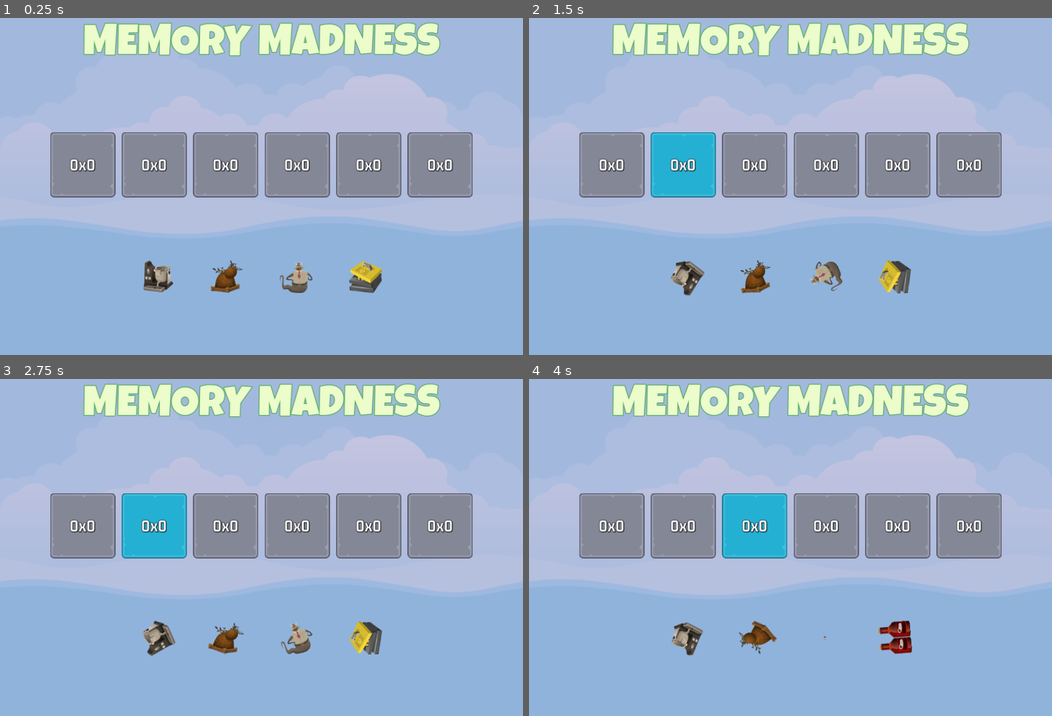
Above: before the commit, frames 1-4 (two rows, left to right).
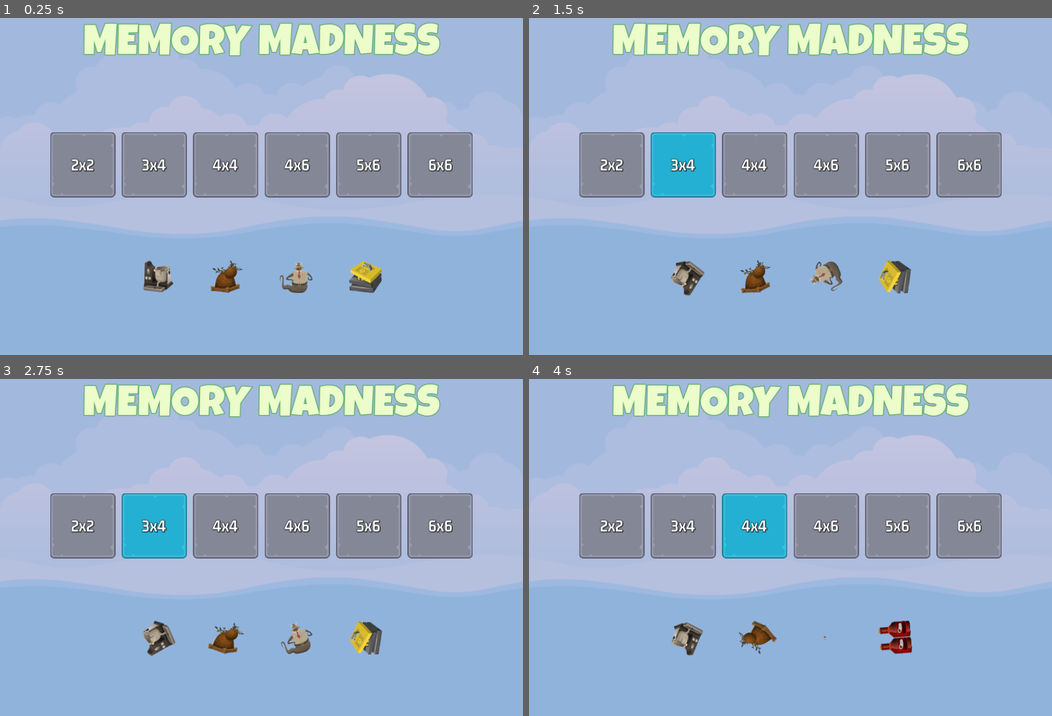
Above: after the commit, the same moments.

Repository: mattburro/Memory-Madness
Game: Godot game, scene res://master_scene/master_scene.tscn
Same seed, same stepped clock (60 frames per second), same inputs: the game is played once before the commit and once after it.
Inputs (mouse positions are in pixels of both pictures, inside the frame that each line leads up to):
- Up to frame 1 (0.25 s): no input
- Up to frame 2 (1.5 s): click "0x0" (after the commit: "2x2") at 0.5 s; click (680, 166) at 1.25 s, where only the run before the commit has a clickable "0x0"
- Up to frame 3 (2.75 s): click (151, 527) at 2 s, where only the run after the commit has a clickable "3x4"
- Up to frame 4 (4 s): click (753, 527) at 2.75 s, where only the run before the commit has a clickable "0x0"; click (753, 527) at 3.5 s, where only the run after the commit has a clickable "4x4"

The runs differ from the first frame. In frame 1, 0.6% of the frame differs, in the area x 13-87%, y 41-46%; in frame 2, 0.6%; in frame 3, 0.6%; in frame 4, 0.6%.

Commit message:
Added function to display level data on level button, create level button grid in main scene

Diff:
--- a/level_button/level_button.gd
+++ b/level_button/level_button.gd
@@ -7,3 +7,11 @@
 
 func _ready():
 	pass
+
+func set_level_number(level_number: int):
+	self.level_number = level_number
+	var level_data = GameManager.LEVELS[level_number]
+	label.text = "%sx%s" % [level_data.rows, level_data.cols]
+
+func on_pressed():
+	SoundManager.play_button_click(sound)
--- a/level_button/level_button.tscn
+++ b/level_button/level_button.tscn
@@ -37,3 +37,5 @@
 vertical_alignment = 1
 
 [node name="Sound" type="AudioStreamPlayer" parent="."]
+
+[connection signal="pressed" from="." to="." method="on_pressed"]
--- /dev/null
+++ b/main_scene/main_screen.gd
@@ -0,0 +1,17 @@
+extends Control
+
+@export var level_button_scene: PackedScene
+
+@onready var levels = $VBoxContainer/Levels
+
+func _ready():
+	setup_levels_grid()
+
+func setup_levels_grid():
+	for level in GameManager.LEVELS:
+		create_level_button(level)
+
+func create_level_button(level_number: int):
+	var level_button = level_button_scene.instantiate()
+	levels.add_child(level_button)
+	level_button.set_level_number(level_number)
--- a/main_scene/main_screen.tscn
+++ b/main_scene/main_screen.tscn
@@ -1,5 +1,6 @@
-[gd_scene load_steps=4 format=3 uid="uid://bv65f7dmhqlhy"]
+[gd_scene load_steps=5 format=3 uid="uid://bv65f7dmhqlhy"]
 
+[ext_resource type="Script" path="res://main_scene/main_screen.gd" id="1_vn33q"]
 [ext_resource type="LabelSettings" uid="uid://yiudyqiiw3t2" path="res://resources/LG_84_Green.tres" id="1_yyqld"]
 [ext_resource type="PackedScene" uid="uid://btkt8u44jytqk" path="res://front_sprite/front_sprite.tscn" id="2_0y7jo"]
 [ext_resource type="PackedScene" uid="uid://cxj5htd3lqxwe" path="res://level_button/level_button.tscn" id="2_5t6ef"]
@@ -11,6 +12,8 @@
 anchor_bottom = 1.0
 grow_horizontal = 2
 grow_vertical = 2
+script = ExtResource("1_vn33q")
+level_button_scene = ExtResource("2_5t6ef")
 
 [node name="ColorRect" type="ColorRect" parent="."]
 layout_mode = 1
@@ -49,24 +52,6 @@
 size_flags_horizontal = 4
 theme_override_constants/separation = 12
 
-[node name="LevelButton" parent="VBoxContainer/Levels" instance=ExtResource("2_5t6ef")]
-layout_mode = 2
-
-[node name="LevelButton2" parent="VBoxContainer/Levels" instance=ExtResource("2_5t6ef")]
-layout_mode = 2
-
-[node name="LevelButton3" parent="VBoxContainer/Levels" instance=ExtResource("2_5t6ef")]
-layout_mode = 2
-
-[node name="LevelButton4" parent="VBoxContainer/Levels" instance=ExtResource("2_5t6ef")]
-layout_mode = 2
-
-[node name="LevelButton5" parent="VBoxContainer/Levels" instance=ExtResource("2_5t6ef")]
-layout_mode = 2
-
-[node name="LevelButton6" parent="VBoxContainer/Levels" instance=ExtResource("2_5t6ef")]
-layout_mode = 2
-
 [node name="Spacer3" type="Control" parent="VBoxContainer"]
 layout_mode = 2
 size_flags_vertical = 3
